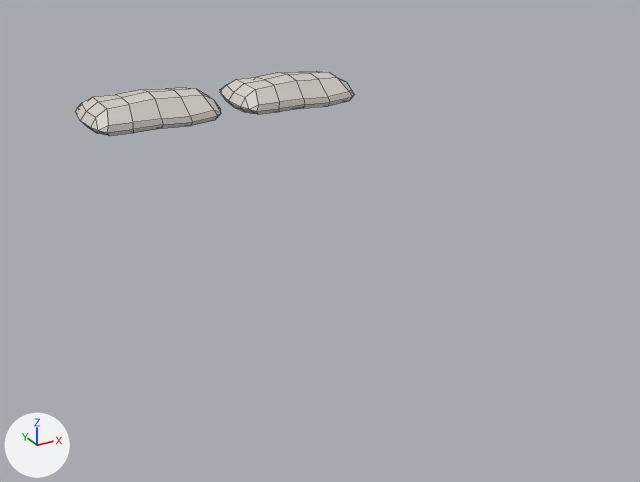
What one commit did to the FBX model RhythmGamePrototype3/Assets/Animation/Bed/BedActivated.fbx.
The view is the same before and after, from a 50 mm lens placed at (-1.97, -3.93, 2.23), pointed at (0.09, -0.17, 0.35). Arrows for +X, +Y and +Z are at lower left; the lights stay in place. Mesh edges are drawn as thin lines. Where no turn or scale is listed for an object, it has been applied to the vertices.

The scene before the commit, as lines of its bpy script (objects in view):
```python
me_mesh = bpy.data.meshes.new('Mesh')
me_mesh.from_pydata(...)  # 86 vertices, 89 faces; spans x -0.417..0.376, y -0.251..0.241, z -0.103..0.105
me_mesh.materials.append(mat_lambert2)  # picture img_polygontown_texture_01_a_psd
me_mesh_001 = bpy.data.meshes.new('Mesh.001')
me_mesh_001.from_pydata(...)  # 86 vertices, 89 faces; spans x -0.414..0.379, y -0.241..0.25, z -0.103..0.105
me_mesh_001.materials.append(mat_lambert2)  # picture img_polygontown_texture_01_a_psd
ob_sm_prop_bed_double_01 = bpy.data.objects.new('SM_Prop_Bed_Double_01', None)
ob_sm_prop_bed_double_01.location = (0.0, 0.0, 0.0)
ob_sm_prop_bed_double_01.rotation_euler = (1.571, 0.0, 0.0)  # degrees (90, 0, 0)
ob_sm_prop_bed_double_01.scale = (0.01, 0.01, 0.01)
ob_sm_prop_bed_double_04 = bpy.data.objects.new('SM_Prop_Bed_Double_04', me_mesh)
ob_sm_prop_bed_double_04.location = (-0.422, 0.886, 0.881)
ob_sm_prop_bed_double_05 = bpy.data.objects.new('SM_Prop_Bed_Double_05', me_mesh_001)
ob_sm_prop_bed_double_05.location = (0.46, 0.877, 0.881)
```
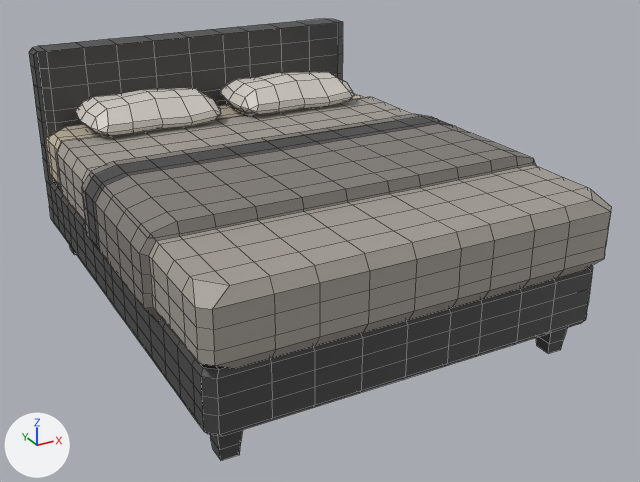
Commit message: BedAnimation added

Where the change shows, as pixel boxes (x1, y1, x2, y2) in the pictures (640 x 482 px):
'SM_Prop_Bed_Double_01', now drawn: after (29, 19, 611, 460)

What changed in the scene script:
```text
Add me_mesh_002:
    me_mesh_002.from_pydata(...)  # 1557 vertices, 1488 faces; spans x -105.0..105.0, y -3.0..122.0, z -130.0..130.0
    me_mesh_002.materials.append(mat_lambert2)  # picture img_polygontown_texture_01_a_psd
Change ob_sm_prop_bed_double_01:
    ob_sm_prop_bed_double_01: bpy.data.objects.new('SM_Prop_Bed_Double_01', None) -> bpy.data.objects.new('SM_Prop_Bed_Double_01', me_mesh_002)
```
